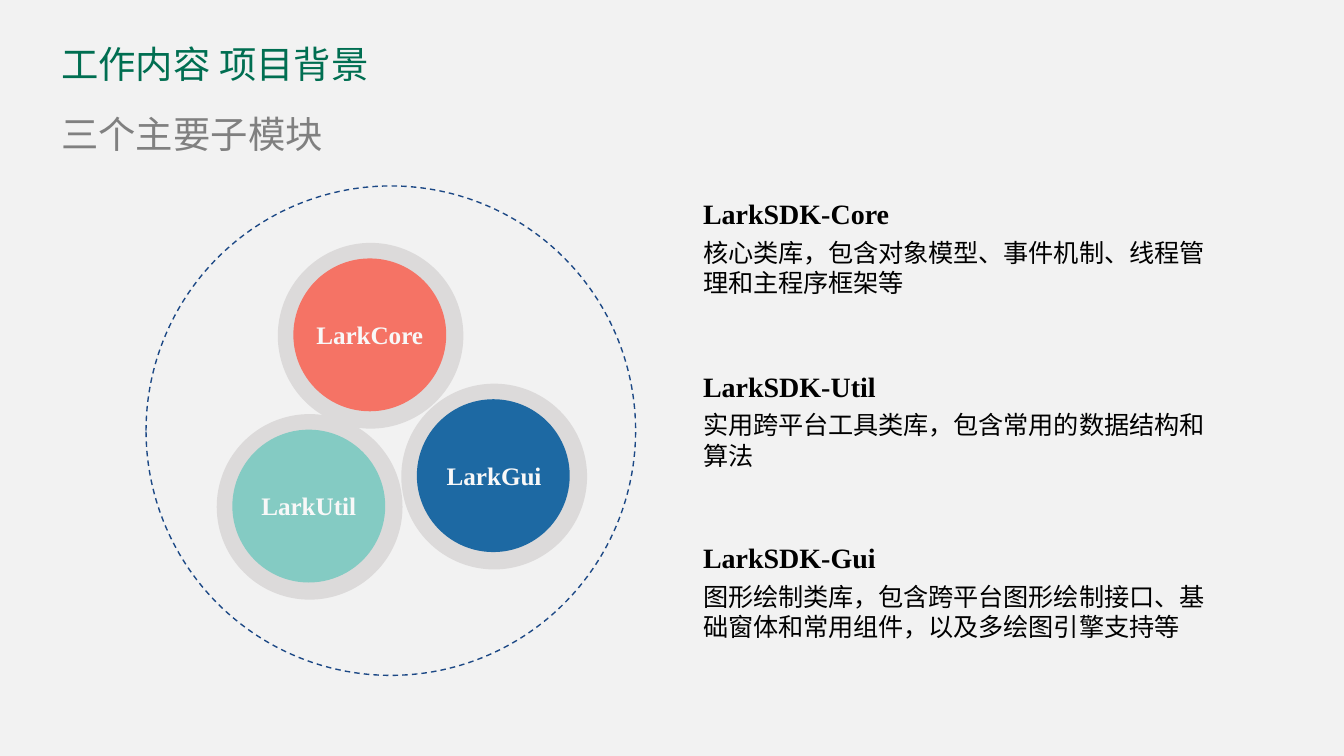
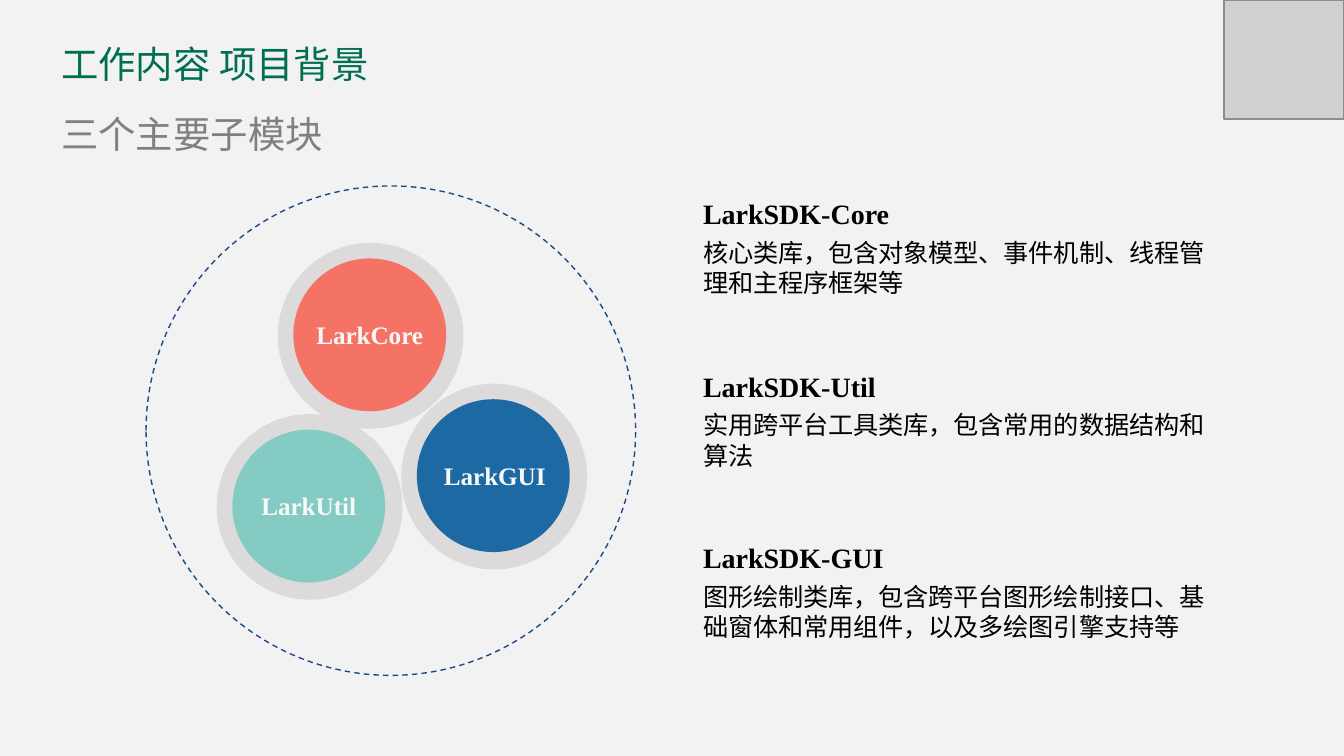
Before and after one commit to DavidingPlus/study-notes, a slide deck: slide 8 of 实习/合迅科技/实习答辩/刘治学-答辩 PPT.pptx. Drawn at 1344x756 pixels with LibreOffice and Linux fonts; fonts in the diff are those of the drawing; grey boxes stand for pictures. Boxes give left, top, right and bottom in pixels: in the first picture for what was removed or moved away, otherwise in the second. Text is boxed around its words. In the diff, an @@ line names an element or a change of style, - is before the commit and + after.

```diff
--- a/实习/合迅科技/实习答辩/刘治学-答辩 PPT.pptx
+++ b/实习/合迅科技/实习答辩/刘治学-答辩 PPT.pptx
@@ picture added at (x1=1224, y1=0, x2=1344, y2=120) @@
@@ text at (x1=444, y1=467, x2=546, y2=486): text changed @@
-LarkGui
+LarkGUI
@@ text at (x1=703, y1=548, x2=883, y2=569): text changed @@
-LarkSDK-Gui
+LarkSDK-GUI
```
Also in this commit, not shown: 21 other slides changed, 4 slides added, 1 slide removed, 1 other file.
